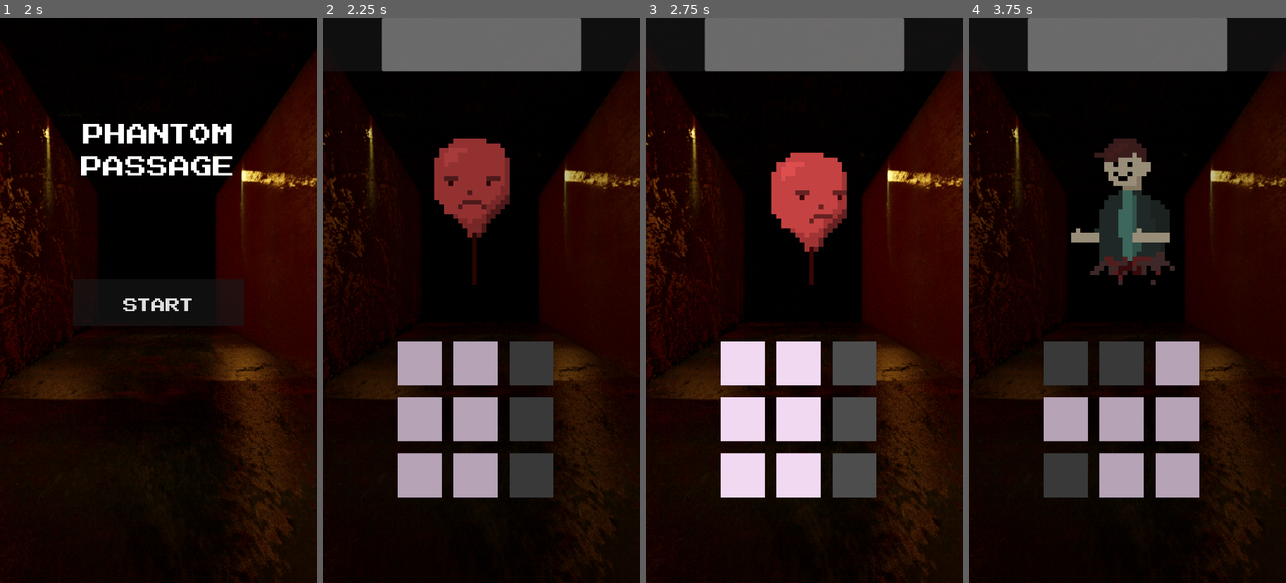
Above: before the commit, frames 1-4 (left to right).
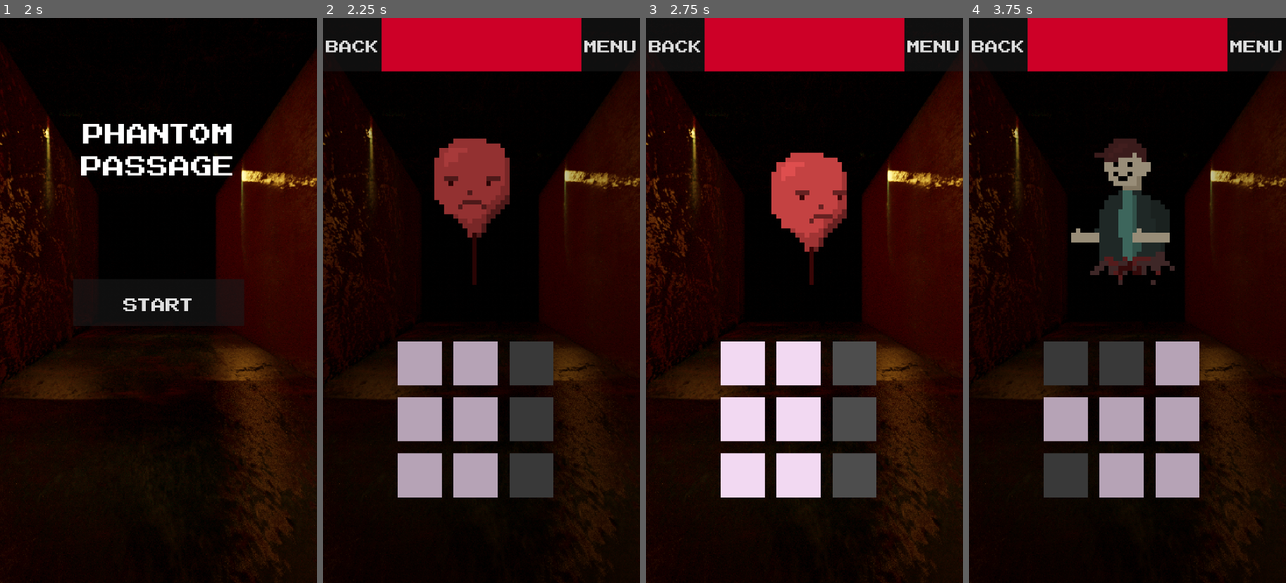
Above: after the commit, the same moments.

Repository: numberpup/phantom-passage
Game: Godot game, scene res://Scenes/UI/SplashScreen.tscn
Two runs of this game, one before a commit and one after it. Both use one fixed random seed, a clock stepped at 60 frames per second and the inputs below.
Inputs (mouse positions are in pixels of both pictures, inside the frame that each line leads up to):
- Up to frame 1 (2 s): move the mouse to (228, 272) at 0.52 s; click (228, 272) at 0.67 s; drag from (95, 328) to (142, 413) at 1.27 s
- Up to frame 2 (2.25 s): click "START" at 2 s
- Up to frame 3 (2.75 s): no input
- Up to frame 4 (3.75 s): click (1257, 46) at 2.75 s; click "START" at 3.5 s

Frame 1 is identical in both runs. In frame 2, 6.4% of the frame differs, in the area x 0-99%, y 0-10%; in frame 3, 6.4%; in frame 4, 6.4%.
Error before the commit: Invalid assignment of property or key 'max_health' with value of type 'int' on a base object of type 'null instance'. (res://Scripts/Enemies/EnemyShell.gd:95)

Commit message:
Fixed new health bar display
Fixed new health bar display
- Next step for health bar would be adding animations
- Health bar is now handled with global enemy_health and enemy_health_max variables

Diff:
--- a/Scenes/UI/InfoBar.tscn
+++ b/Scenes/UI/InfoBar.tscn
@@ -1,6 +1,13 @@
-[gd_scene load_steps=2 format=3 uid="uid://cykd3ju2vtadc"]
+[gd_scene load_steps=5 format=3 uid="uid://cykd3ju2vtadc"]
 
 [ext_resource type="Script" path="res://Scripts/UI/info_bar.gd" id="1_a8nme"]
+[ext_resource type="FontFile" uid="uid://c4hsx53rjc3e8" path="res://Assets/NESCyrillic.ttf" id="2_6ndql"]
+
+[sub_resource type="StyleBoxFlat" id="StyleBoxFlat_syowa"]
+bg_color = Color(1, 1, 1, 0.235294)
+
+[sub_resource type="StyleBoxFlat" id="StyleBoxFlat_ekp7y"]
+bg_color = Color(0.803922, 0, 0.152941, 1)
 
 [node name="InfoBar" type="Control"]
 layout_mode = 3
@@ -27,6 +34,8 @@
 layout_mode = 2
 size_flags_horizontal = 3
 size_flags_vertical = 1
+theme_override_styles/background = SubResource("StyleBoxFlat_syowa")
+theme_override_styles/fill = SubResource("StyleBoxFlat_ekp7y")
 show_percentage = false
 
 [node name="MenuButton" type="Button" parent="."]
@@ -38,12 +47,18 @@
 offset_left = -200.0
 offset_bottom = 181.0
 grow_horizontal = 0
+theme_override_fonts/font = ExtResource("2_6ndql")
+theme_override_font_sizes/font_size = 90
+text = "MENU"
 
 [node name="BackButton" type="Button" parent="."]
 custom_minimum_size = Vector2(200, 0)
 layout_mode = 1
 offset_right = 200.0
 offset_bottom = 181.0
+theme_override_fonts/font = ExtResource("2_6ndql")
+theme_override_font_sizes/font_size = 90
+text = "BACK"
 
 [connection signal="pressed" from="MenuButton" to="." method="_on_menu_button_pressed"]
 [connection signal="pressed" from="BackButton" to="." method="_on_back_button_pressed"]
--- a/Scripts/Enemies/EnemyShell.gd
+++ b/Scripts/Enemies/EnemyShell.gd
@@ -21,6 +21,7 @@
 
 # Signals
 signal enemy_died
+signal updated_enemy_health
 
 # INITIALIZATION INSTRUCTIONS:
 # TO USE: CALL _setup(enemy_key, enemy_type)
@@ -48,6 +49,12 @@
 	max_health = InfoTable.enemies[enemy]["hp"]
 	attack_power = InfoTable.enemies[enemy]["atk"]
 
+	# Update global enemy stats
+	GameManager.enemy_health_max = max_health
+	GameManager.enemy_health = health
+	GameManager.enemy_attack = attack_power
+
+
 	# Sprite info
 	sprite = InfoTable.enemies[enemy]["sprite"]
 	sprite_x_dim = InfoTable.enemies[enemy]["sprite_x_dim"]
@@ -67,7 +74,6 @@
 	health = InfoTable.mini_bosses[enemy]["hp"]
 	max_health = InfoTable.mini_bosses[enemy]["hp"]
 	attack_power = InfoTable.mini_bosses[enemy]["atk"]
-	pass
 
 func boss_init(enemy: String) -> void:
 	pass
@@ -80,29 +86,37 @@
 	# Set up the animation
 	setup_animation()
 
-	# Set up the health bar
-	setup_health_bar()
+
+
+	# Emit signal indicating the global health was updated
+	emit_signal("updated_enemy_health")
 
 	# Force scale both on the root node and the AnimatedSprite2D
 	scale = Vector2(size_mult, size_mult)  # Scale the root node
 	animated_sprite.scale = Vector2(size_mult, size_mult)  # Scale the sprite further if needed
 
-func setup_health_bar() -> void:
-	# Load and instance the HealthBar scene
-	var health_bar = $LevelScreen/InfoBar/ProgressBar
-
-	# Initialize the health bar values
-	health_bar.max_health = max_health
-	health_bar.current_health = health
-	health_bar.setup_health_bar()
+#func setup_health_bar() -> void:
+	## Load and instance the HealthBar scene
+	#var health_bar = $LevelScreen/InfoBar/ProgressBar
+#
+	## Initialize the health bar values
+	#health_bar.max_health = max_health
+	#health_bar.current_health = health
+	#health_bar.setup_health_bar()
 
 
 func take_damage(amount: int) -> void:
 	health -= amount
+
+	# Update global enemy_health variable
+	GameManager.enemy_health = health
+
 	if health <= 0:
 		health = 0
 		die()
-	update_health_bar()
+
+	# CALL AN updated_enemy_health SIGNAL
+	emit_signal("updated_enemy_health")
 
 
 func setup_animation() -> void:
@@ -146,18 +160,18 @@
 	animated_sprite.speed_scale = speed_mult
 	animated_sprite.scale = Vector2(size_mult, size_mult)  # Scale up for visibility
 
-func update_health_bar() -> void:
-	if health_bar:
-		print("Animating health bar to:", health)
-
-		# Create a tween to smoothly animate the health bar value
-		var tween = create_tween()
-		tween.tween_property(
-			health_bar.progress_bar,  # Tween the ProgressBar node
-			"value",  # Animate the `value` property
-			health,  # Target value
-			0.3  # Duration in seconds
-		).set_trans(Tween.TRANS_QUAD).set_ease(Tween.EASE_OUT)
+#func update_health_bar() -> void:
+	#if health_bar:
+		#print("Animating health bar to:", health)
+#
+		## Create a tween to smoothly animate the health bar value
+		#var tween = create_tween()
+		#tween.tween_property(
+			#health_bar.progress_bar,  # Tween the ProgressBar node
+			#"value",  # Animate the `value` property
+			#health,  # Target value
+			#0.3  # Duration in seconds
+		#).set_trans(Tween.TRANS_QUAD).set_ease(Tween.EASE_OUT)
 
 
 # Signal handler for `board_clear`
--- a/Scripts/GameManager.gd
+++ b/Scripts/GameManager.gd
@@ -31,6 +31,12 @@
 var board_size = 3
 var board_obstacle_count = 3
 
+# Enemy state and effects
+var enemy_health_max = 100
+var enemy_health = 100
+var enemy_attack = 10
+var enemy_effects = []
+
 # Turn management variables
 @export var turn_time: float = 15.0
 
--- a/Scripts/UI/info_bar.gd
+++ b/Scripts/UI/info_bar.gd
@@ -11,13 +11,13 @@
 func setup_health_bar() -> void:
 	# Set the initial values of the health bar
 	progress_bar.min_value = 0
-	progress_bar.max_value = max_health
+	progress_bar.max_value = GameManager.enemy_health_max
 	progress_bar.value = current_health
 
-func update_health(value: int) -> void:
+func update_health() -> void:
 	# Update the current health and refresh the progress bar
-	current_health = clamp(value, 0, max_health)
-	progress_bar.value = current_health
+	#current_health = clamp(value, 0, GameManager.enemy_health_max)
+	progress_bar.value = GameManager.enemy_health
 
 # Called every frame. 'delta' is the elapsed time since the previous frame.
 func _process(delta: float) -> void:
--- a/Scripts/level_screen.gd
+++ b/Scripts/level_screen.gd
@@ -11,7 +11,8 @@
 	$SceneTransition/AnimationPlayer.play("fade_out")
 
 	score_display.text = str(score)
-	connect_board_clear_signal()  # Connect the signal for all necessary nodes
+	connect_board_clear_signal()  # Connect the board clear signal
+
 	instantiate_enemy()
 
 
@@ -31,13 +32,6 @@
 func instantiate_enemy() -> void:
 	var enemy_scene
 
-	# randi() % (max - min + 1) + min
-	# 0, 1, 2  (2 - 0 + 1) + 0
-	#if randi() % (3) == 0:  # Randomly choose an enemy
-		#enemy_scene = preload("res://Scenes/Enemies/FunkyBeetle.tscn")
-	#elif randi() % (3) == 1:
-		#enemy_scene = preload("res://Scenes/Enemies/SuspiciousBalloon.tscn")
-	#else:
 	enemy_scene = preload("res://Scenes/Enemies/EnemyShell.tscn")
 	var enemy_instance = enemy_scene.instantiate()
 
@@ -58,18 +52,27 @@
 
 	#enemy_instance.modulate = get_random_tint()
 
-	# Connect the GameBoard's `board_clear` signal to the NiceTorso's `_on_game_board_board_clear` method
+	# Connect the GameBoard's `board_clear` signal to the enemy's `_on_game_board_board_clear` method
 	if game_board:
 		game_board.connect("board_clear", Callable(enemy_instance, "_on_game_board_board_clear"))
 
-	# Connect the `enemy_died` signal to reinstantiate a new enemy
+	# Connect the enemy_died signal to reinstantiate a new enemy
 	enemy_instance.connect("enemy_died", Callable(self, "_on_enemy_died"))
+
+	# Connect the updated_enemy_health signal so the infobar can be updated
+	enemy_instance.connect("updated_enemy_health", Callable(self, "_on_enemy_health_updated"))
 
 # Signal handler for enemy death
 func _on_enemy_died() -> void:
 	print("Enemy died. Instantiating a new one...")
 	instantiate_enemy()
 
+# Signal handler for enemy health update
+func _on_enemy_health_updated() -> void:
+	var infoBar = $InfoBar
+	infoBar.update_health()
+
+# Generates random tint values for when modulating enemy colors for variety
 func get_random_tint(base_color: Color = Color(1, 1, 1)) -> Color:
 	# Generate larger random offsets for RGB values
 	var red_offset = randf_range(-0.8, 0.8)  # Stronger tint range
